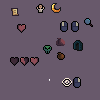
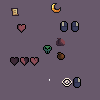
Layered file, before and after one edit (w=100, h=100). Changes by layer:
removed layer "MagnifierIcon.png" over [84, 18, 93, 27]
removed layer "FaithIcon" over [36, 4, 45, 13]
removed layer "CorridorDoorIcon.png" over [73, 40, 83, 51]
painted on "RedHearts3.png" over [31, 58, 36, 62]
